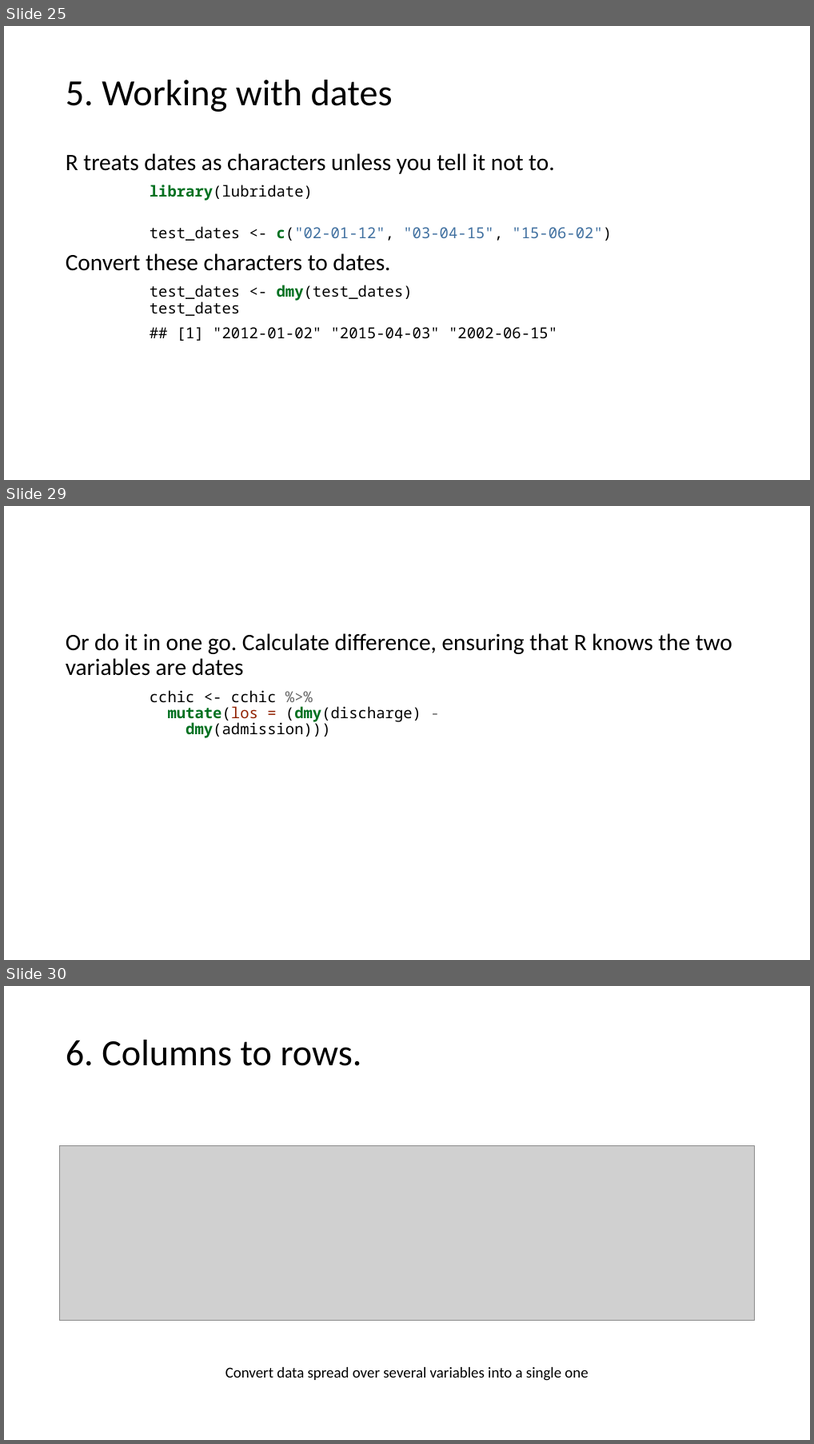
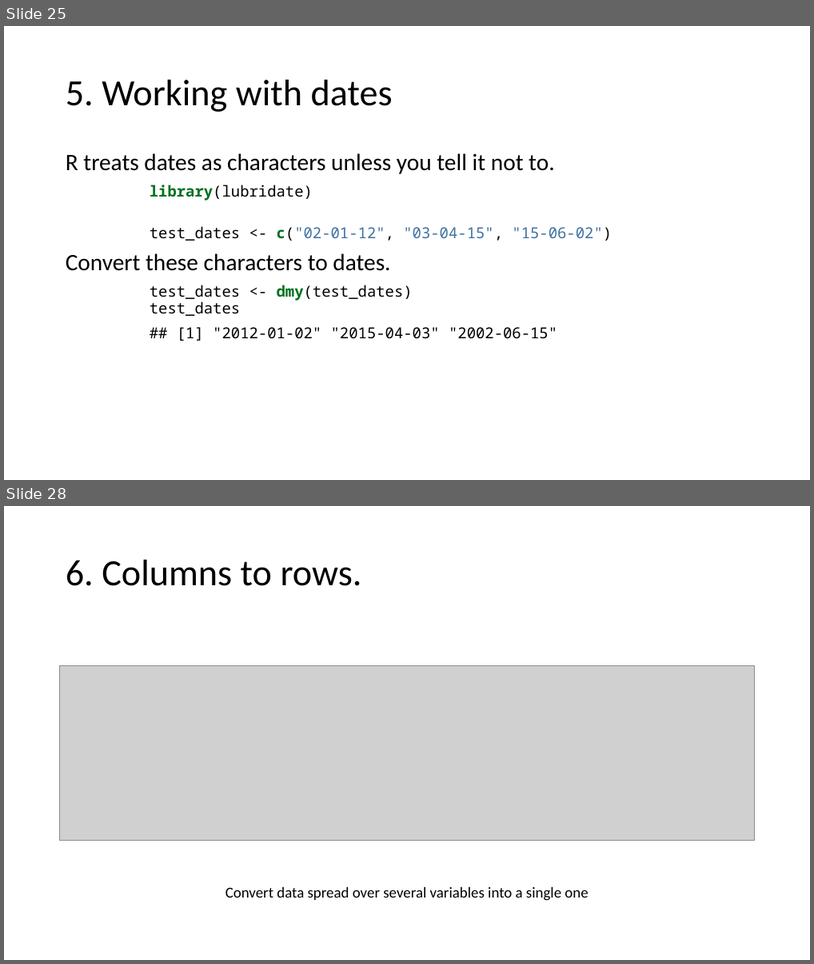
Before and after one commit to uclh-criu/learning-datascience, a slide deck: Workshops/Workshop4.pptx. Shown one above the other, each under a label of ours: slides 25, 29 and 30 before the commit, slides 25 and 28 after it; the slides between them are not shown. The pictures are 814x1444 and 814x964 pixels, drawn with LibreOffice and Linux fonts; fonts in the diff are those of the drawing; grey boxes stand for pictures. Boxes give left, top, right and bottom in pixels: in the first picture for what was removed or moved away, otherwise in the second. Text is boxed around its words. In the diff, an @@ line names an element or a change of style, - is before the commit and + after.

```diff
--- a/Workshops/Workshop4.pptx
+++ b/Workshops/Workshop4.pptx
@@ slide 29 removed at [4,506,810,960], background #FFFFFF @@
@@ text removed at [66,633,733,738] @@
-Or do it in one go. Calculate difference, ensuring that R knows the two variables are dates
-cchic <- cchic %>%
-mutate(los = (dmy(discharge) -
-dmy(admission)))
@@ what was slide 30 is now slide 28 @@
```
Also in this commit, not shown: 2 slides changed, 1 slide added, 2 other slides removed, 9 other files.
